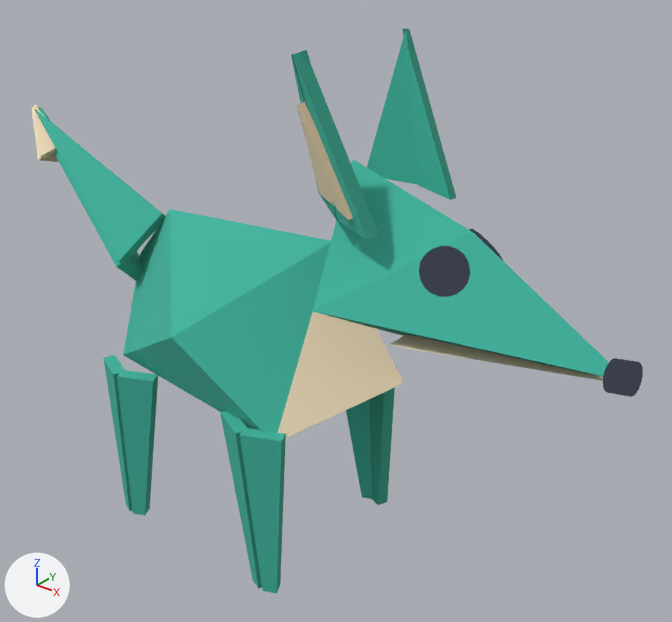
Two versions of the glTF model models/foldlings/foldling_fox_fractions.glb, one commit apart.
One viewpoint serves both versions: a 50 mm lens placed at (0.0611, -0.0672, 0.072), pointed at (0.0044, 0.0037, 0.0281). Lighting does not change. The marker at lower left points along +X, +Y and +Z. The older version comes first. Where no turn or scale is listed for an object, it has been applied to the vertices. Vertices at exactly the same position are counted once.

Objects in the first picture: 'body', 'ear_l', 'ear_r', 'head', 'leg_bl', 'leg_fl', 'leg_fr', 'tail'.
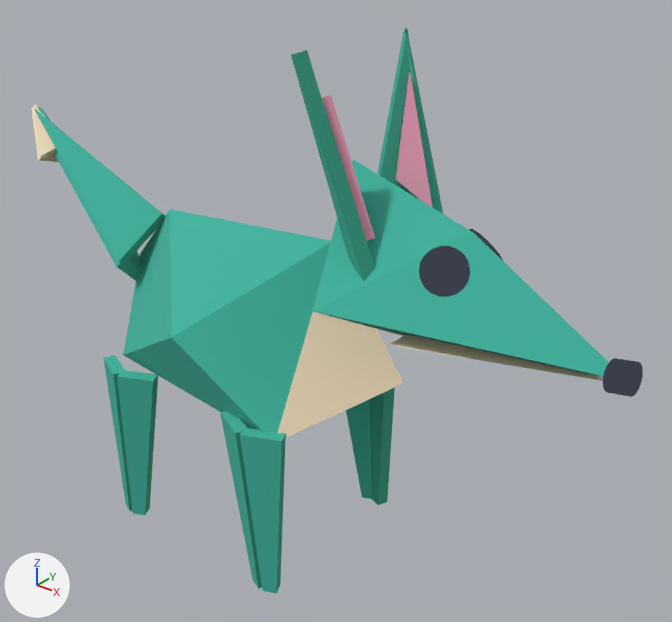
Location of each change, (x1, y1, x2, y2) in pixels of the pictures (672 x 622 px):
'ear_r', reshaped: before (367, 29, 456, 200); after (377, 28, 443, 214)
'ear_l', reshaped: before (291, 50, 379, 240); after (291, 50, 375, 281)
part 1 of me_ear_l, rebuilt: before (293, 50, 379, 240); after (292, 50, 375, 281)
part 2 of me_ear_l, rebuilt (23% wider, 21% taller): before (291, 50, 338, 221); after (291, 50, 349, 257)
part 3 of me_ear_l, deleted (beige): before (297, 102, 353, 220)
part 4 of me_ear_l, added: after (322, 95, 375, 241)
part 5 of me_ear_r, rebuilt: before (403, 29, 456, 200); after (405, 28, 443, 214)
part 6 of me_ear_r, rebuilt: before (367, 30, 420, 185); after (377, 28, 415, 197)
part 7 of me_ear_r, added: after (395, 73, 433, 208)

Diff of the bpy script that builds the scene:
```diff
--- a/models/foldlings/foldling_fox_fractions.glb.py
+++ b/models/foldlings/foldling_fox_fractions.glb.py
@@ mat_pink @@
+mat_pink = principled_material('pink')
+mat_pink.base_color = (0.922, 0.376, 0.527)  # pink #f6a5c0
+mat_pink.roughness = 0.95
@@ me_ear_l @@
 # used by ob_ear_l; location = (0.0125, -0.005, 0.044)
 # verts and faces of me_ear_l; kept vertices keep their numbers, new ones are numbered from 18
-me_ear_l.from_pydata(...)  # 18 vertices, 24 faces; spans x -0.0044..0.0042, y -0.0038..0.0025, z -0.0014..0.0138
-me_ear_l.materials.append(mat_cream)  # beige #f6e3c0
-me_ear_l.materials.append(mat_cream_shade)  # beige #e0caa5
+me_ear_l.from_pydata(...)  # 18 vertices, 24 faces; spans x -0.0034..0.0048, y -0.0033..0.0033, z -0.0078..0.0139
+# me_ear_l part 1: the loose piece of 6 vertices spanning x -0.003..0.0042, y -0.0034..-0.0004, z -0.0014..0.0138 is rebuilt with 6 vertices and now spans x -0.0032..0.0048, y -0.0033..0.0001, z -0.0078..0.0138
+# me_ear_l part 2: the loose piece of 6 vertices spanning x -0.0044..0.001, y -0.0033..0.0025, z -0.0007..0.0138 is rebuilt with 6 vertices and now spans x -0.0034..0.0023, y -0.0031..0.0033, z -0.0047..0.0139
+# me_ear_l part 3: the loose piece of 6 vertices spanning x -0.0024..0.0025, y -0.0038..-0.0003, z 0.0001..0.0098 is deleted
+# me_ear_l part 4
+verts[18] = (-0.0016, -0.0014, 0.0099)  # pixel (321, 98)
+verts[19] = (-0.0006, 0.0016, 0.0004)
+verts[20] = (0.0024, -0.0002, -0.0025)  # pixel (366, 241)
+verts[21] = (0.003, 0.0003, -0.0022)  # pixel (375, 238)
+verts[22] = (-0.0001, 0.0021, 0.0006)
+verts[23] = (-0.001, -0.0009, 0.0101)  # pixel (330, 95)
+faces += [(18, 19, 20), (19, 21, 20), (19, 22, 21), (18, 22, 19), (18, 23, 22), (18, 20, 23)]  # mat_pink (pink #f6a5c0)
+faces += [(20, 21, 23), (21, 22, 23)]  # mat_pink (pink #f6a5c0)
 me_ear_l.materials.append(mat_teal)
 me_ear_l.materials.append(mat_teal_shade)
+me_ear_l.materials.append(mat_pink)  # pink #f6a5c0
@@ me_ear_r @@
 # used by ob_ear_r; location = (0.0125, 0.005, 0.044)
 # verts and faces of me_ear_r; kept vertices keep their numbers, new ones are numbered from 18
-me_ear_r.from_pydata(...)  # 18 vertices, 24 faces; spans x -0.0044..0.0042, y -0.0025..0.0038, z -0.0014..0.0138
-me_ear_r.materials.append(mat_cream)  # beige #f6e3c0
-me_ear_r.materials.append(mat_cream_shade)  # beige #e0caa5
+me_ear_r.from_pydata(...)  # 18 vertices, 24 faces; spans x -0.0034..0.0048, y -0.0033..0.0033, z -0.0078..0.0139
+# me_ear_r part 5: the loose piece of 6 vertices spanning x -0.003..0.0042, y 0.0004..0.0034, z -0.0014..0.0138 is rebuilt with 6 vertices and now spans x -0.0032..0.0048, y -0.0001..0.0033, z -0.0078..0.0138
+# me_ear_r part 6: the loose piece of 6 vertices spanning x -0.0044..0.001, y -0.0025..0.0033, z -0.0007..0.0138 is rebuilt with 6 vertices and now spans x -0.0034..0.0023, y -0.0033..0.0031, z -0.0047..0.0139
+# me_ear_r part 7
+verts[18] = (-0.001, 0.0009, 0.0101)  # pixel (410, 72)
+verts[19] = (-0.0001, -0.0021, 0.0006)  # pixel (396, 180)
+verts[20] = (0.003, -0.0003, -0.0022)
+verts[21] = (0.0024, 0.0002, -0.0025)
+verts[22] = (-0.0006, -0.0016, 0.0004)  # pixel (395, 180)
+verts[23] = (-0.0016, 0.0014, 0.0099)  # pixel (408, 73)
+faces += [(18, 19, 20), (19, 21, 20), (19, 22, 21), (18, 22, 19), (18, 23, 22), (18, 20, 21)]  # mat_pink (pink #f6a5c0)
+faces += [(18, 21, 23), (21, 22, 23)]  # mat_pink (pink #f6a5c0)
+# other edits to the shape of me_ear_r do not show in these pictures
 me_ear_r.materials.append(mat_teal)
 me_ear_r.materials.append(mat_teal_shade)
+me_ear_r.materials.append(mat_pink)  # pink #f6a5c0
```
